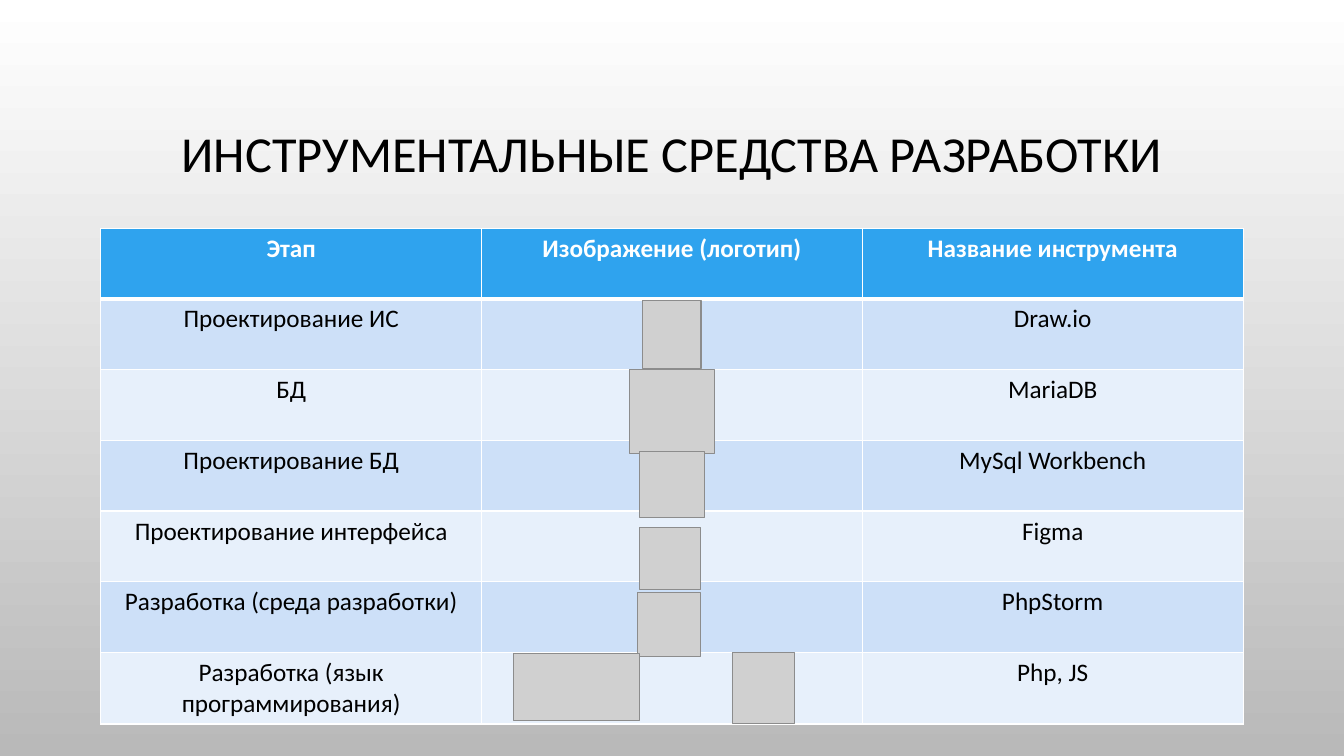
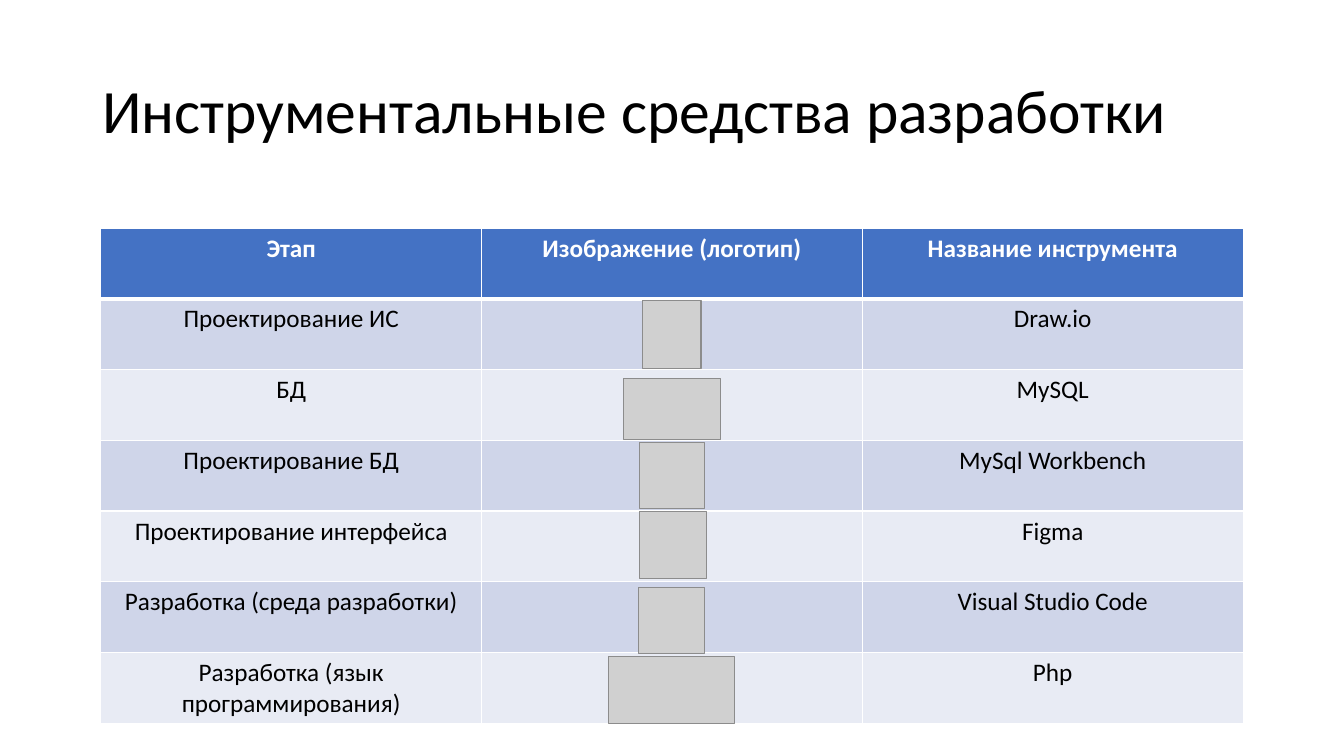
Before and after one commit to ChiCha10-11/Kursovoy, a slide deck: slide 4 of Курсовая работа.pptx. Drawn at 1344x756 pixels with LibreOffice and Linux fonts; fonts in the diff are those of the drawing; grey boxes stand for pictures; background and template pictures are left out. Boxes give left, top, right and bottom in pixels: in the first picture for what was removed or moved away, otherwise in the second. Text is boxed around its words. In the diff, an @@ line names an element or a change of style, - is before the commit and + after.

```diff
--- a/Курсовая работа.pptx
+++ b/Курсовая работа.pptx
@@ background picture (left out) to #FFFFFF @@
@@ title at bbox=[102, 91, 1166, 143]: text changed; size 36 to 44 pt @@
-ИНСТРУМЕНТАЛЬНЫЕ СРЕДСТВА РАЗРАБОТКИ
+Инструментальные средства разработки
@@ table at bbox=[101, 228, 1244, 723] @@
-row 3, column 3: MariaDB
+row 3, column 3: MySQL
-row 6, column 3: PhpStorm
+row 6, column 3: Visual Studio Code
-row 7, column 3: Php, JS
+row 7, column 3: Php
@@ fill #2FA3EE to #4472C4 in row 1 @@
@@ fill #CDE0F8 to #CFD5EA in 9 cells @@
@@ fill #E8F0FC to #E9EBF5 in 9 cells @@
@@ picture: place and size @@
-picture at bbox=[630, 369, 715, 454]
+picture at bbox=[623, 378, 721, 439]
@@ picture: place and size @@
-picture at bbox=[639, 452, 705, 517]
+picture at bbox=[639, 443, 705, 508]
@@ picture: place and size @@
-picture at bbox=[639, 527, 701, 589]
+picture at bbox=[639, 512, 706, 579]
@@ picture: place and size @@
-picture at bbox=[637, 593, 701, 656]
+picture at bbox=[639, 588, 705, 653]
@@ picture: place and size @@
-picture at bbox=[513, 654, 639, 721]
+picture at bbox=[609, 656, 735, 723]
@@ picture removed at bbox=[732, 653, 793, 724] @@
```
Also in this commit, not shown: 15 other slides changed, 1 other file.
